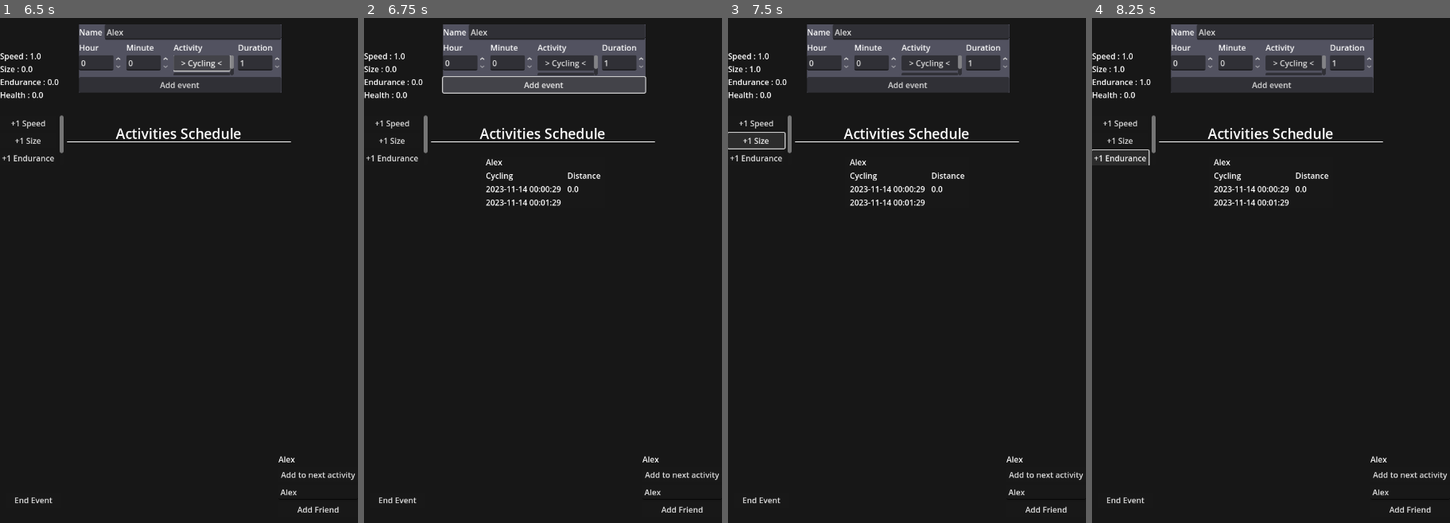
Above: before the commit, frames 1-4 (left to right).
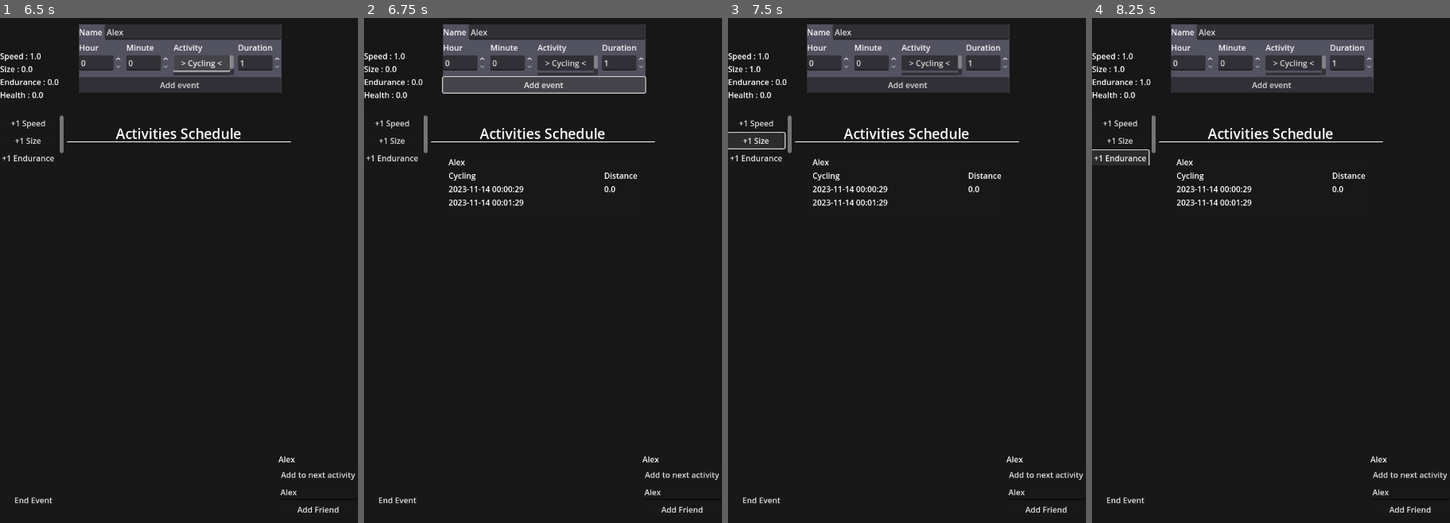
Above: after the commit, the same moments.

Repository: Faisa-l/AT-Interactivity-for-Activity-Project
Game: Godot game, scene res://Scenes/main.tscn
Same seed, same stepped clock (60 frames per second), same inputs: the game is played once before the commit and once after it. The engine's default icon, where the game draws it, is replaced by a stand-in: a white triangle on a blue panel in a dark square.
Inputs (mouse positions are in pixels of both pictures, inside the frame that each line leads up to):
- Up to frame 1 (6.5 s): click (193, 33) at 0.52 s; type "Alex" at 0.6 s; click (318, 492) at 0.75 s; type "Alex" at 0.83 s; click "Add event" at 1.25 s; click "+1 Speed" at 2 s; click "Add Friend" at 2.75 s; click "Add to next activity" at 3.5 s; click "Add to next activity" at 4.25 s; click "Cycling" at 5 s; click "> Cycling <" at 5.75 s
- Up to frame 2 (6.75 s): click "Walking" at 6.5 s
- Up to frame 3 (7.5 s): click "+1 Size" at 7.25 s
- Up to frame 4 (8.25 s): click "+1 Endurance" at 8 s

Frame 1 is identical in both runs. In frame 2, 0.8% of the frame differs, in the area x 23-77%, y 27-38%; in frame 3, 0.8%; in frame 4, 0.8%.

Commit message:
Allow users to add friends to next activity
- Add a friend to friend list. Click add friend to next event button to add to next event.
- Notification includes a label to display all friends.
- ActivityScheduler can now return the next activity to run.
- For this to work a chain of events gets called from the friend box to main.

Diff:
--- a/Scenes/displayed_activity_notification.tscn
+++ b/Scenes/displayed_activity_notification.tscn
@@ -3,6 +3,7 @@
 [ext_resource type="Script" uid="uid://va6uod8g48or" path="res://Scripts/displayed_activity_notification.gd" id="1_pdm4c"]
 
 [node name="DisplayedActivityNotification" type="PanelContainer"]
+custom_minimum_size = Vector2(400, 0)
 offset_right = 251.0
 offset_bottom = 156.0
 script = ExtResource("1_pdm4c")
@@ -53,3 +54,8 @@
 [node name="ValueDisplay" type="Label" parent="MarginContainer/VBoxContainer/HBoxContainer/Tracking"]
 layout_mode = 2
 text = "Distance"
+
+[node name="ParticipatingFriends" type="Label" parent="MarginContainer/VBoxContainer"]
+custom_minimum_size = Vector2(350, 0)
+layout_mode = 2
+autowrap_mode = 2
--- a/Scenes/friend_box.tscn
+++ b/Scenes/friend_box.tscn
@@ -17,3 +17,5 @@
 [node name="Button" type="Button" parent="."]
 layout_mode = 2
 text = "Add to next activity"
+
+[connection signal="button_up" from="Button" to="." method="_on_button_button_up"]
--- a/Scenes/friends_list.tscn
+++ b/Scenes/friends_list.tscn
@@ -19,7 +19,7 @@
 [node name="NameInput" type="LineEdit" parent="Debug"]
 layout_mode = 2
 placeholder_text = "Name"
-max_length = 16
+max_length = 14
 context_menu_enabled = false
 caret_blink = true
 
--- a/Scripts/activity_scheduler.gd
+++ b/Scripts/activity_scheduler.gd
@@ -100,3 +100,20 @@
 			schedule.remove_at(i)
 			current_event = null
 			return
+
+# Get the next event to run
+func get_next_event() -> ScheduledActivity:
+	if current_event: return current_event
+
+	# Set event to the smallest diff (event that's closest to running)
+	var event : ScheduledActivity = null
+	var diff : float = INF
+	var now : float = Time.get_unix_time_from_system()
+	for e in schedule:
+		var at : float = Time.get_unix_time_from_datetime_dict(e.starts)
+		var temp = at - now
+		if temp < diff:
+			event = e
+			diff = temp
+
+	return event
--- a/Scripts/displayed_activity_notification.gd
+++ b/Scripts/displayed_activity_notification.gd
@@ -21,7 +21,13 @@
 @onready
 var measurement_label : Label = $MarginContainer/VBoxContainer/HBoxContainer/Tracking/Title
 
+@onready
+var friends_label : Label = $MarginContainer/VBoxContainer/ParticipatingFriends
+
+var friends : Array[String]
+
 func initialise(scheduled_activity : ScheduledActivity) -> void:
+
 	var start : Dictionary = scheduled_activity.starts
 	var ends : int = Time.get_unix_time_from_datetime_dict(start)
 	ends += (scheduled_activity.duration * 60)
@@ -31,3 +37,20 @@
 	ends_label.text = Time.get_datetime_string_from_unix_time(ends, true)
 	name_label.text = scheduled_activity.title
 	measurement_label.text = scheduled_activity.activity.measurement
+
+func add_friend(friend : String):
+	if friends.has(friend): return
+	friends.append(friend)
+
+	# Make text to display
+	var i = friends.size()
+	var j = 0
+	var new_text : String = ""
+	for n in friends:
+		j += 1
+		new_text = new_text + n
+
+		# Add comma if there is another friend
+		if (j + 1) <= i: new_text = new_text + ", "
+
+	friends_label.text = new_text
--- a/Scripts/friend_box.gd
+++ b/Scripts/friend_box.gd
@@ -11,3 +11,9 @@
 
 @onready
 var button : Button = $Button
+
+signal receive_friend_addition(friend : String)
+
+# When button is pressed, emit a signal to add a friend
+func _on_button_button_up() -> void:
+	receive_friend_addition.emit(name_label.text)
--- a/Scripts/friends_list.gd
+++ b/Scripts/friends_list.gd
@@ -16,13 +16,17 @@
 @export
 var max_friends : int = 5
 
+signal add_friend_to_event(friend : String)
 var current_friends : int = 0
 
 func add_friend(friend : String):
 
 	var box : FriendBox = friend_box.instantiate()
 	list_container.add_child(box)
+
 	box.name_label.text = friend
+	box.receive_friend_addition.connect(receive_friend)
+
 	current_friends += 1
 
 
@@ -35,3 +39,7 @@
 		return
 
 	add_friend(name_input.text)
+
+# Signal that a friend needs to be added
+func receive_friend(friend : String):
+		add_friend_to_event.emit(friend)
--- a/Scripts/main.gd
+++ b/Scripts/main.gd
@@ -16,6 +16,9 @@
 var notification_list : VBoxContainer = $ActivityNotifications
 
 @onready
+var friends_list : FriendsList = $FriendsList
+
+@onready
 var user_pet : UserPet = $UserPet
 
 @onready
@@ -29,6 +32,7 @@
 	activity_scheduler.event_started.connect(process_event_started)
 	activity_scheduler.event_ended.connect(process_event_ended)
 	activity_scheduler.event_running.connect(process_event_running)
+	friends_list.add_friend_to_event.connect(add_friend_to_next_event)
 
 	trackers[Enums.ActivityType.WALKING] = walking_tracker
 	trackers[Enums.ActivityType.CYCLING] = cycling_tracker
@@ -64,6 +68,12 @@
 	event.result = trackers[event.activity.tracker_type].result
 	notification_pairs[event.title].activity_value_label.text = str(event.result)
 
+# Add a friend to the next event to run
+func add_friend_to_next_event(friend : String):
+	var event = activity_scheduler.get_next_event()
+
+	if event:
+		notification_pairs[event.title].add_friend(friend)
 
 #region debug
 
